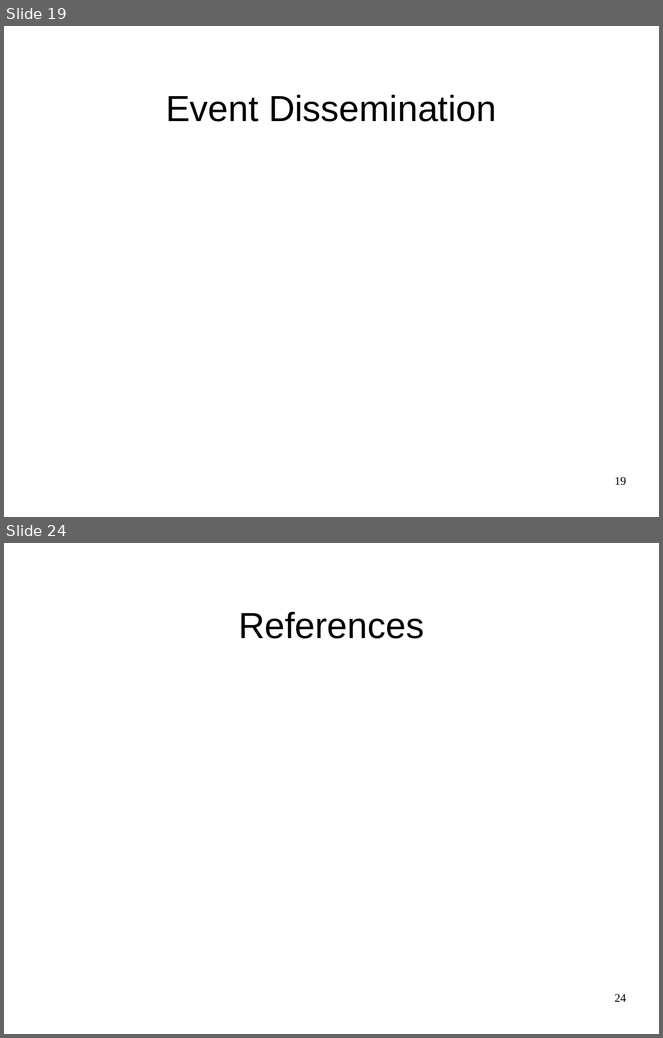
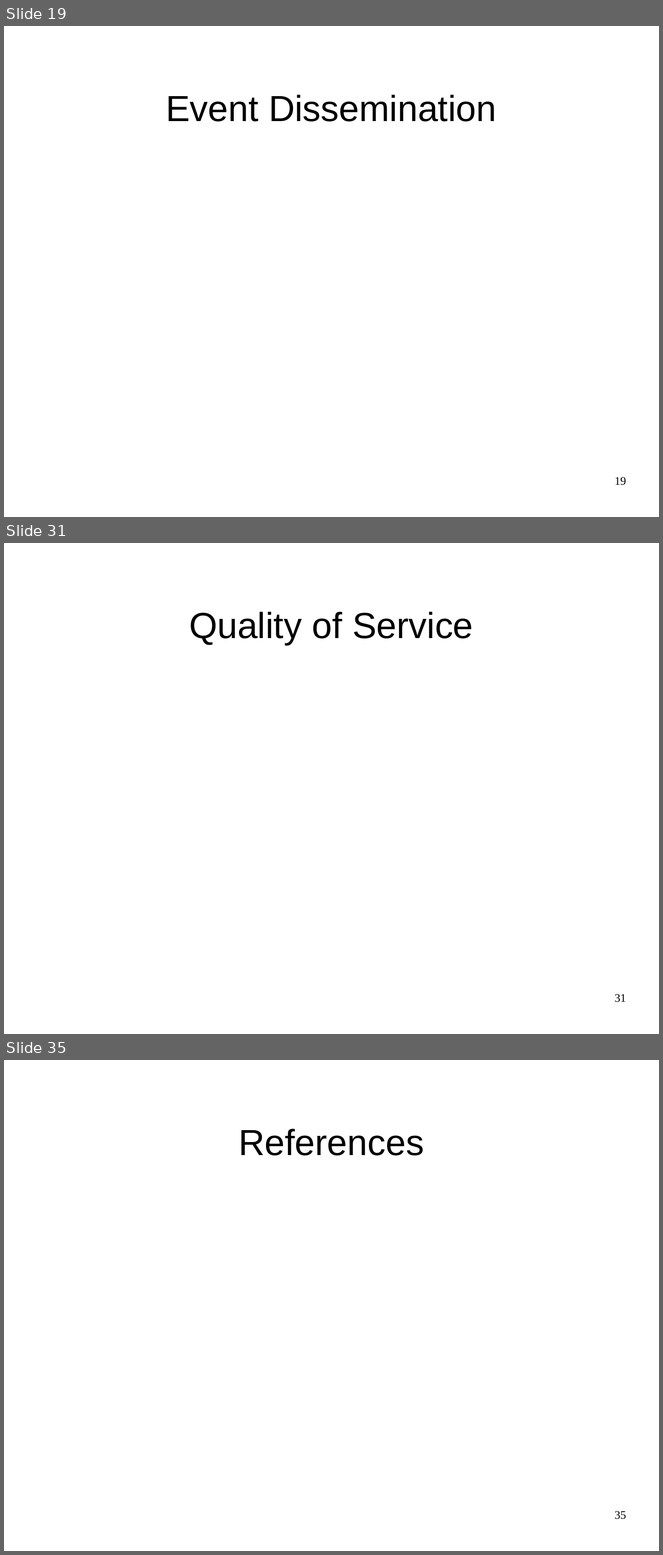
Before and after one commit to JGAntunes/pulsarcast, a slide deck: project-report/presentation.odp. Shown one above the other, each under a label of ours: slides 19 and 24 before the commit, slides 19, 31 and 35 after it; the slides between them are not shown. The pictures are 663x1038 and 663x1555 pixels, drawn with LibreOffice and Linux fonts; fonts in the diff are those of the drawing; background and template pictures are left out. Boxes give left, top, right and bottom in pixels: in the first picture for what was removed or moved away, otherwise in the second. Text is boxed around its words. In the diff, an @@ line names an element or a change of style, - is before the commit and + after.

```diff
--- a/project-report/presentation.odp
+++ b/project-report/presentation.odp
@@ slide 31 added at box(4, 543, 659, 1034), background #FFFFFF @@
@@ title added at box(189, 612, 474, 645), 44 pt, text #000000 @@
+Quality of Service
@@ page number added at box(615, 994, 626, 1003), 14 pt, text #000000 @@
+31
@@ what was slide 24 is now slide 35 @@
@@ page number at box(615, 1511, 626, 1520): text changed @@
-24
+35
```
Also in this commit, not shown: 3 slides changed, 11 other slides added, 1 slide removed.
